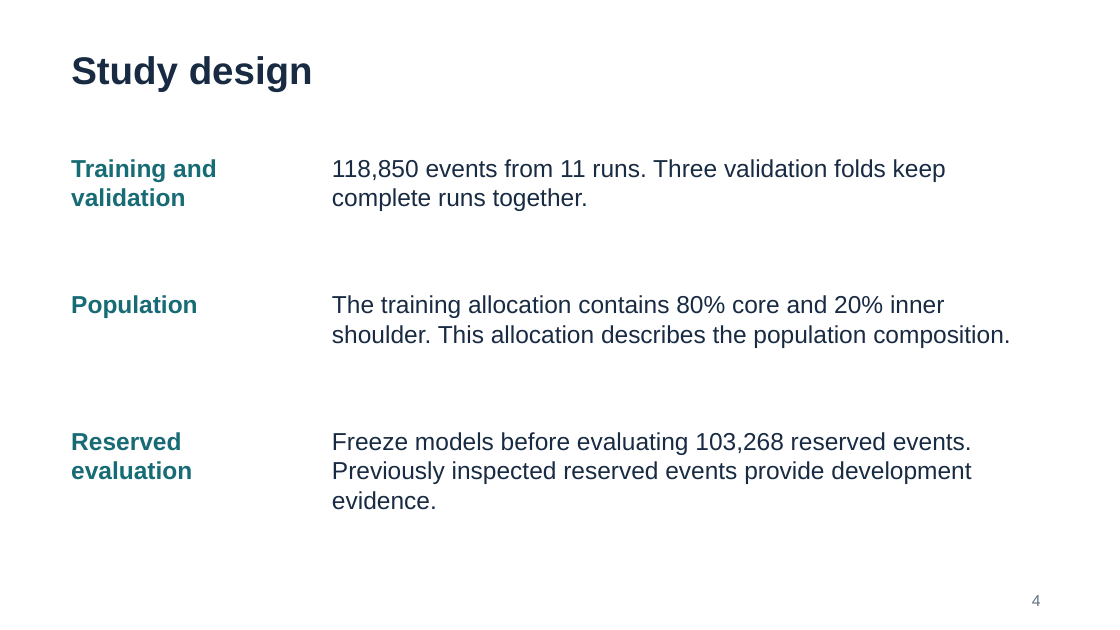
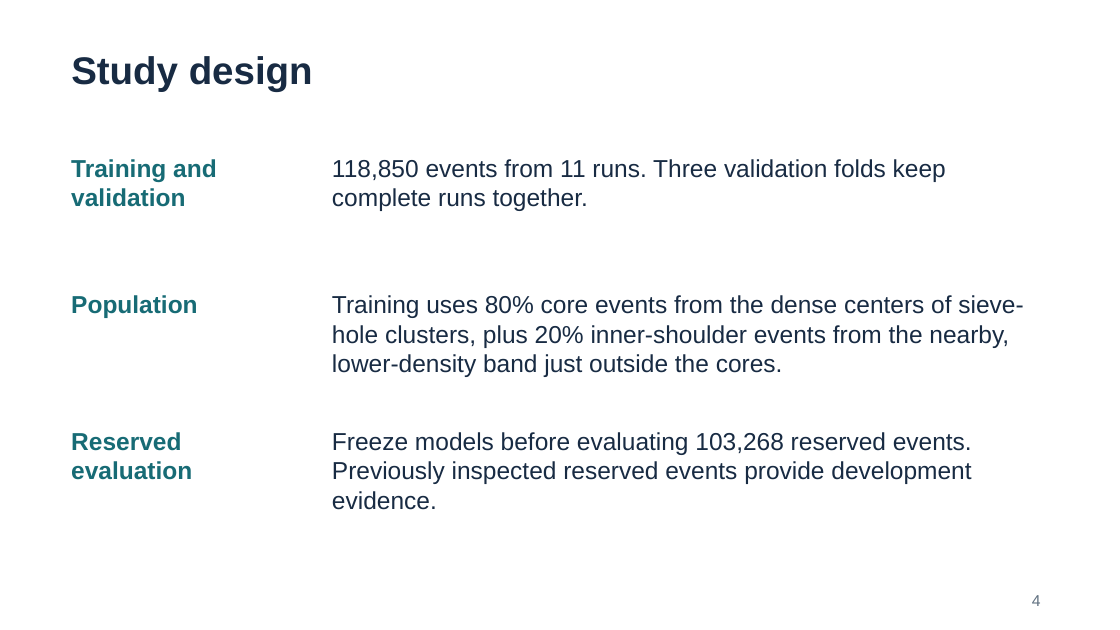
Before and after one commit to cploen/xtar_refit_hms, a slide deck: slide 4 of slides/xtar_study_summary.pptx. Drawn at 1120x630 pixels with LibreOffice and Linux fonts; fonts in the diff are those of the drawing. Boxes give left, top, right and bottom in pixels: in the first picture for what was removed or moved away, otherwise in the second. Text is boxed around its words. In the diff, an @@ line names an element or a change of style, - is before the commit and + after.

```diff
--- a/slides/xtar_study_summary.pptx
+++ b/slides/xtar_study_summary.pptx
@@ text at bbox=[332, 295, 1023, 377]: text changed @@
-The training allocation contains 80% core and 20% inner shoulder. This allocation describes the population composition.
+Training uses 80% core events from the dense centers of sieve-hole clusters, plus 20% inner-shoulder events from the nearby, lower-density band just outside the cores.
```
Also in this commit, not shown: 3 other slides changed, 4 other files.
